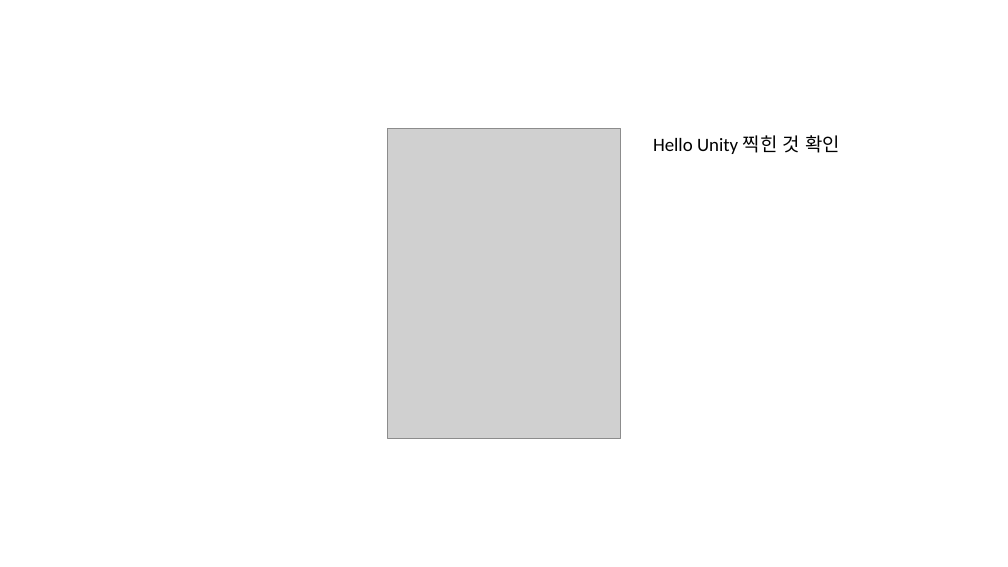
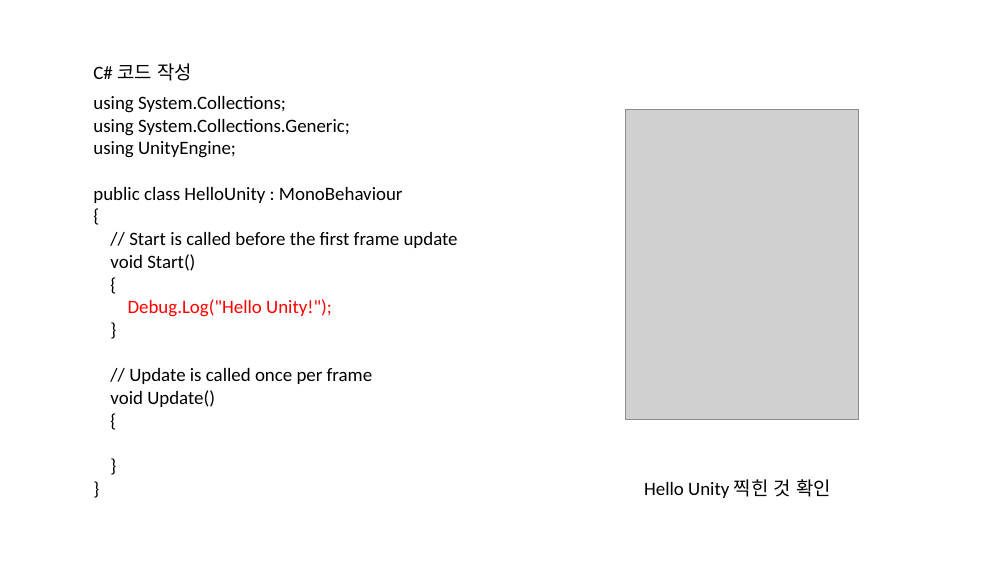
Before and after one commit to Comet-Csms/Unity, a slide deck: slide 22 of Learning Materials/Unity/환경설정.pptx (slide 19 before the commit). Drawn at 1008x567 pixels with LibreOffice and Linux fonts; fonts in the diff are those of the drawing; grey boxes stand for pictures. Boxes give left, top, right and bottom in pixels: in the first picture for what was removed or moved away, otherwise in the second. Text is boxed around its words. In the diff, an @@ line names an element or a change of style, - is before the commit and + after.

```diff
--- a/Learning Materials/Unity/환경설정.pptx
+++ b/Learning Materials/Unity/환경설정.pptx
@@ text added at bbox=[93, 63, 192, 81], 18 pt, text #000000 @@
+C# 코드 작성
@@ text added at bbox=[93, 96, 458, 407], 18 pt, text #000000 @@
+using System.Collections;
+using System.Collections.Generic;
+using UnityEngine;
+public class HelloUnity : MonoBehaviour
+{
+// Start is called before the first frame update
+void Start()
+{
+Debug.Log("Hello Unity!");
+}
+// Update is called once per frame
+void Update()
+{
+}
+}
@@ picture added at bbox=[625, 110, 858, 419] @@
@@ picture removed at bbox=[387, 129, 620, 438] @@
@@ text "Hello Unity 찍힌 것 확인": place and size @@
-text "Hello Unity 찍힌 것 확인" at bbox=[653, 135, 840, 154]
+text "Hello Unity 찍힌 것 확인" at bbox=[644, 479, 832, 498]
```
Also in this commit, not shown: 2 other slides changed, 8 slides added, 2 slides removed.
